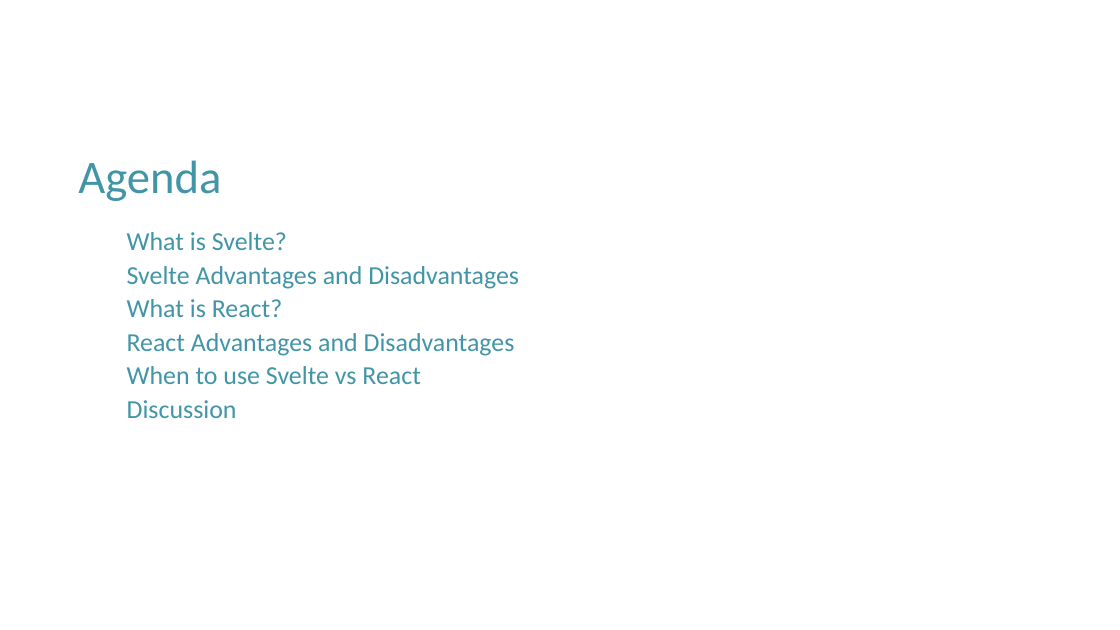
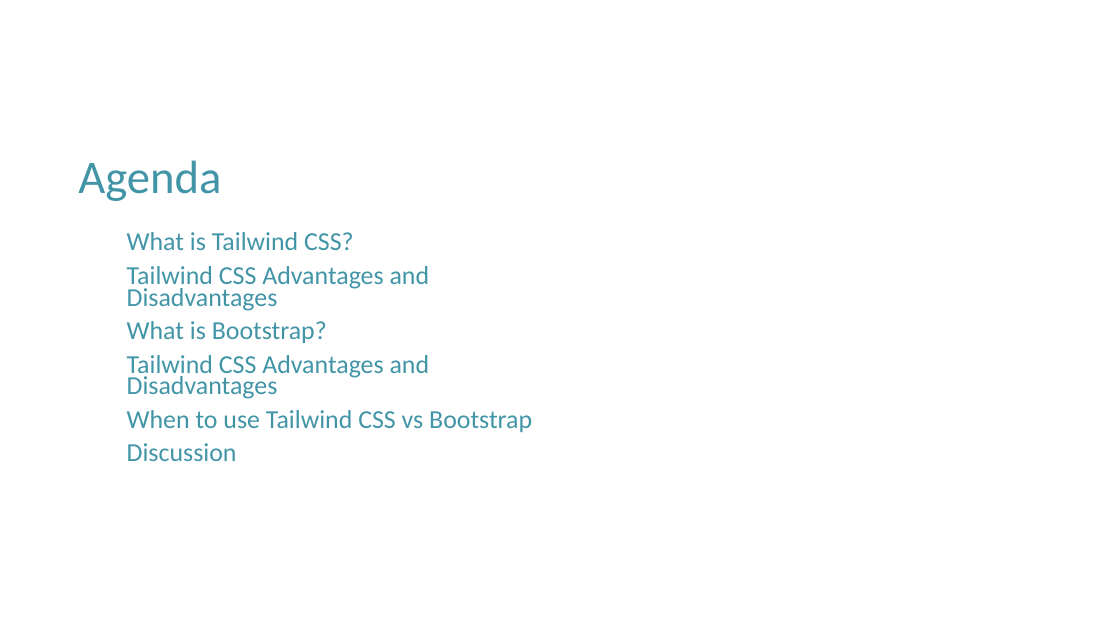
Before and after one commit to hunghpham/MVP-Application-Sensor-Telemetry-System, a slide deck: slide 2 of Power Point Slides/Tailwind vs Bootstrap.pptx. Drawn at 1120x630 pixels with LibreOffice and Linux fonts; fonts in the diff are those of the drawing; background and template pictures are left out. Boxes give left, top, right and bottom in pixels: in the first picture for what was removed or moved away, otherwise in the second. Text is boxed around its words. In the diff, an @@ line names an element or a change of style, - is before the commit and + after.

```diff
--- a/Power Point Slides/Tailwind vs Bootstrap.pptx
+++ b/Power Point Slides/Tailwind vs Bootstrap.pptx
@@ text at [127, 232, 532, 432]: text changed @@
-What is Svelte?
-Svelte Advantages and Disadvantages
-What is React?
-React Advantages and Disadvantages
-When to use Svelte vs React
+What is Tailwind CSS?
+Tailwind CSS Advantages and Disadvantages
+What is Bootstrap?
+Tailwind CSS Advantages and Disadvantages
+When to use Tailwind CSS vs Bootstrap
```
Also in this commit, not shown: 4 other files.
